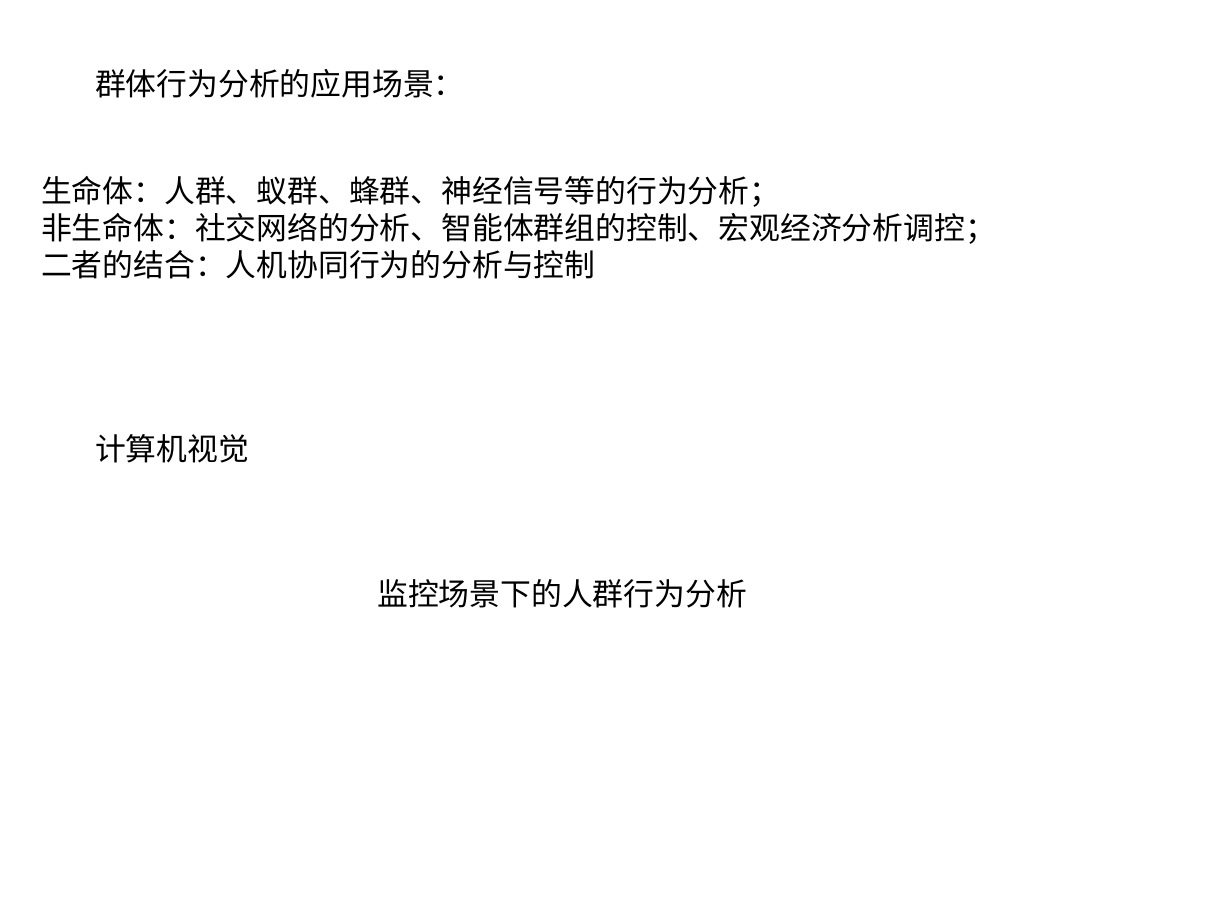
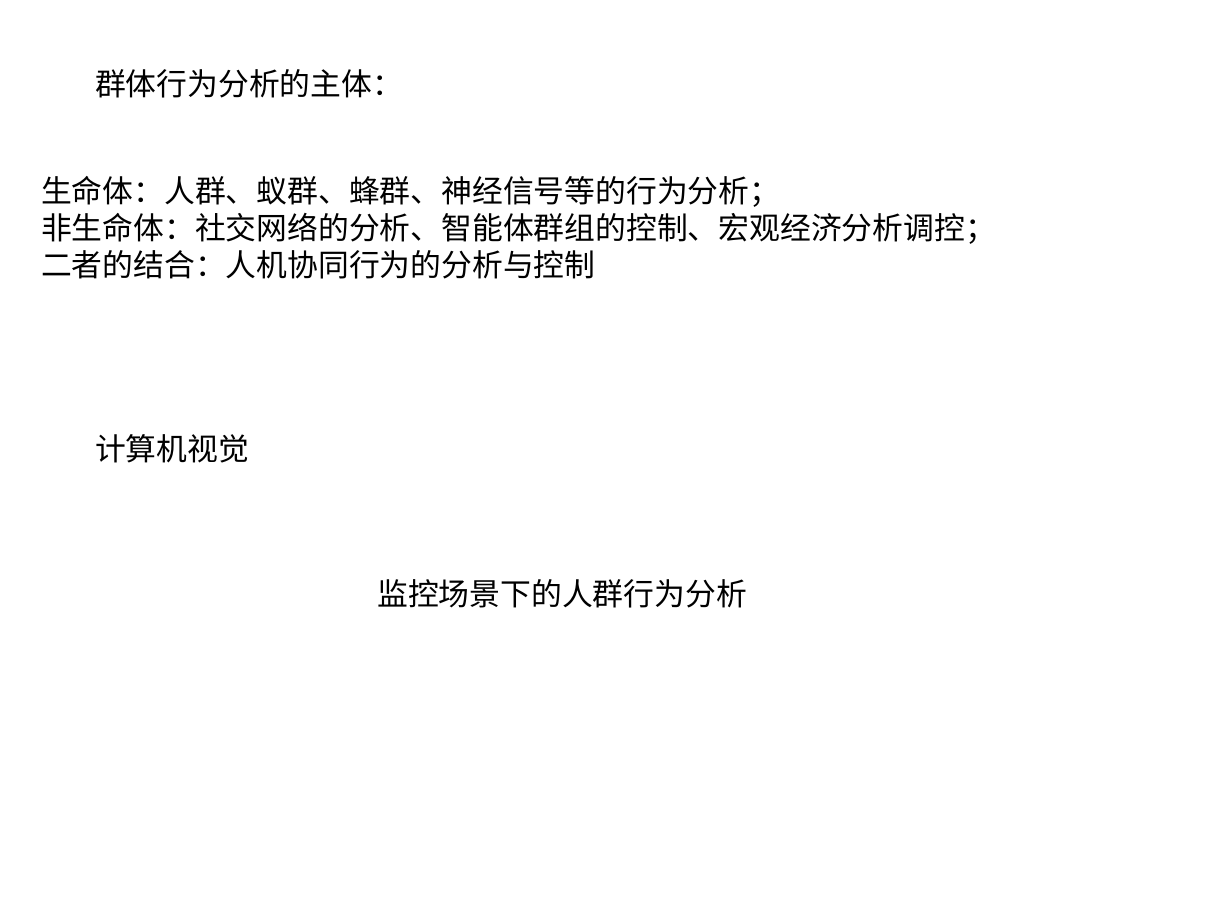
Before and after one commit to simayuhe/crowd-scene-survey, a slide deck: slide 3 of 群体行为分析综述.pptx. Drawn at 1232x924 pixels with LibreOffice and Linux fonts; fonts in the diff are those of the drawing. Boxes give left, top, right and bottom in pixels: in the first picture for what was removed or moved away, otherwise in the second. Text is boxed around its words. In the diff, an @@ line names an element or a change of style, - is before the commit and + after.

```diff
--- a/群体行为分析综述.pptx
+++ b/群体行为分析综述.pptx
@@ text at (x1=95, y1=69, x2=403, y2=98): text changed @@
-群体行为分析的应用场景：
+群体行为分析的主体：
```
Also in this commit, not shown: 4 other slides changed, 11 slides added, 1 slide removed.
